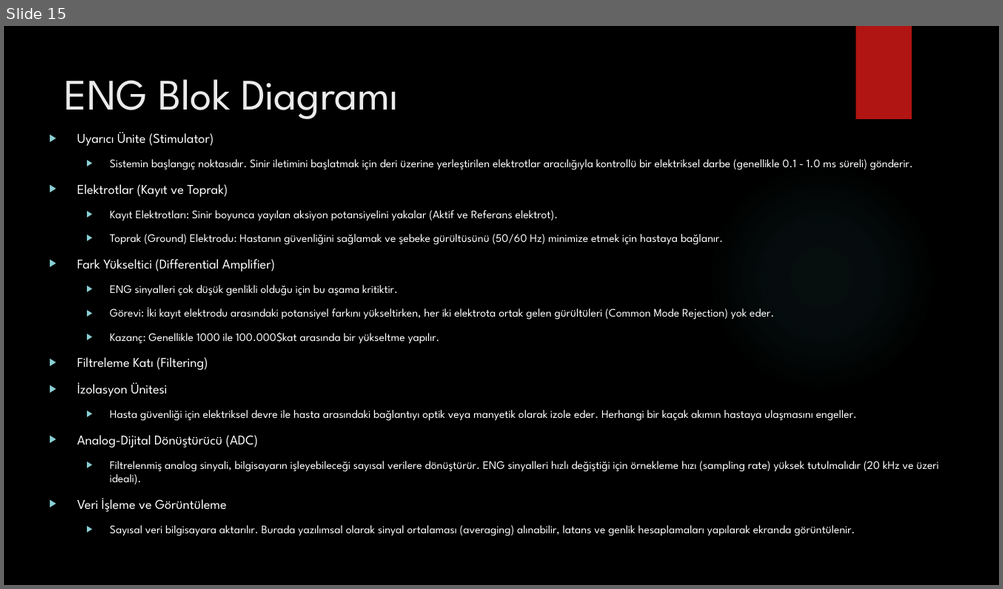
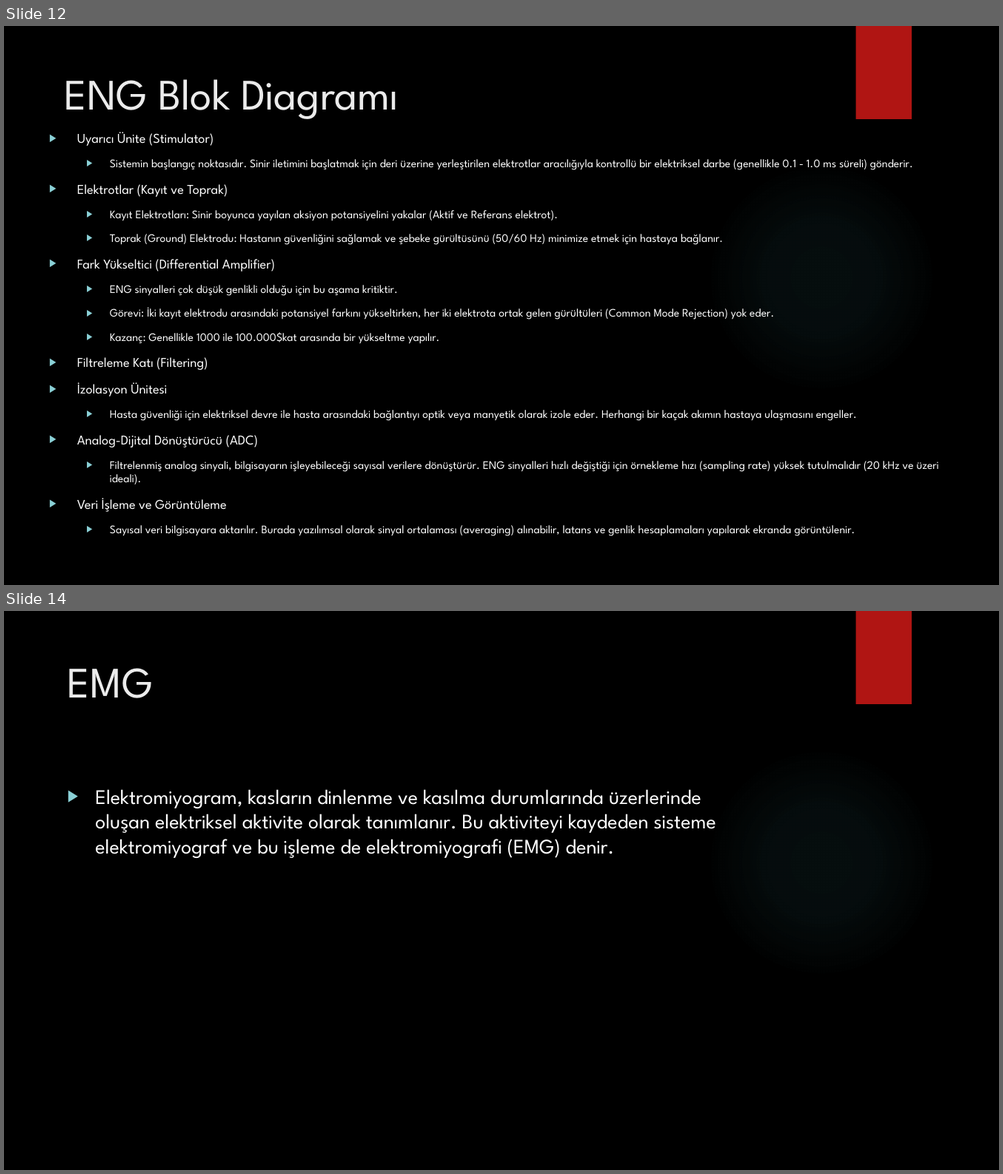
Before and after one commit to karakasmf/Medical-Electronic, a slide deck: elektronörogram.pptx. Shown one above the other, each under a label of ours: slide 15 before the commit, slides 12 and 14 after it; the slides between them are not shown. The pictures are 1003x589 and 1003x1174 pixels, drawn with LibreOffice and Linux fonts; fonts in the diff are those of the drawing; background and template pictures are left out. Boxes give left, top, right and bottom in pixels: in the first picture for what was removed or moved away, otherwise in the second. Text is boxed around its words. In the diff, an @@ line names an element or a change of style, - is before the commit and + after.

```diff
--- a/elektronörogram.pptx
+++ b/elektronörogram.pptx
@@ slide 14 added at [4, 611, 999, 1170], background picture (left out); not listed: 2 template elements that a slide beside it also shows @@
@@ title added at [68, 668, 153, 698], 42 pt, text #EBEBEB @@
+EMG
@@ text added at [95, 789, 716, 858], 20 pt, text #FFFFFF @@
+▶ Elektromiyogram, kasların dinlenme ve kasılma durumlarında üzerlerinde oluşan elektriksel aktivite olarak tanımlanır. Bu aktiviteyi kaydeden sisteme elektromiyograf ve bu işleme de elektromiyografi (EMG) denir.
@@ what was slide 15 is now slide 12 @@
```
Also in this commit, not shown: 13 other slides added, 4 slides removed, 1 other file.
